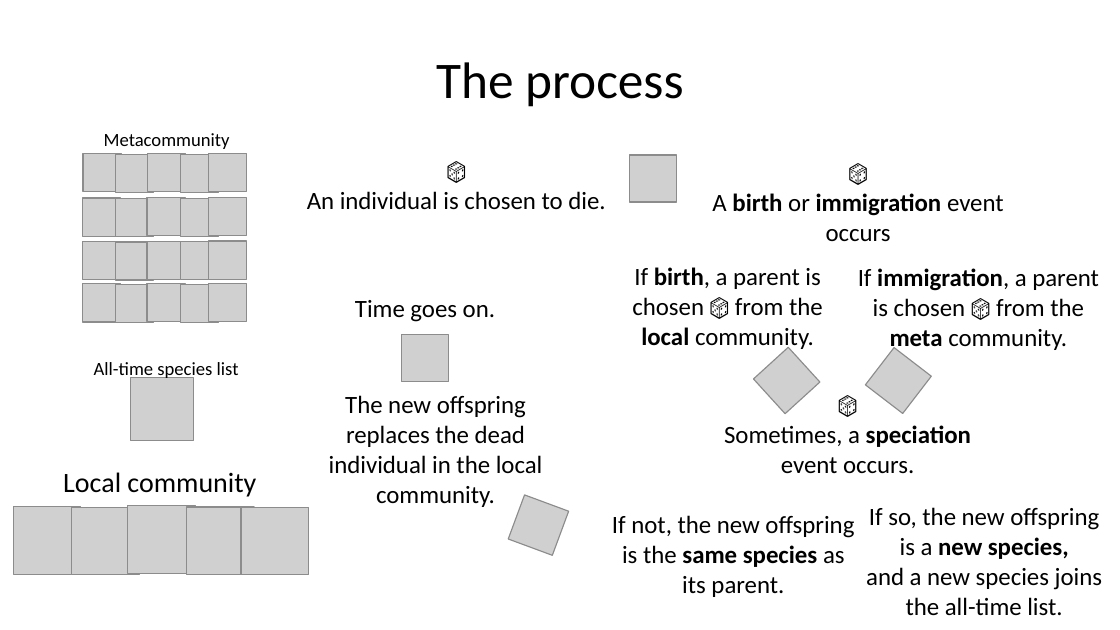
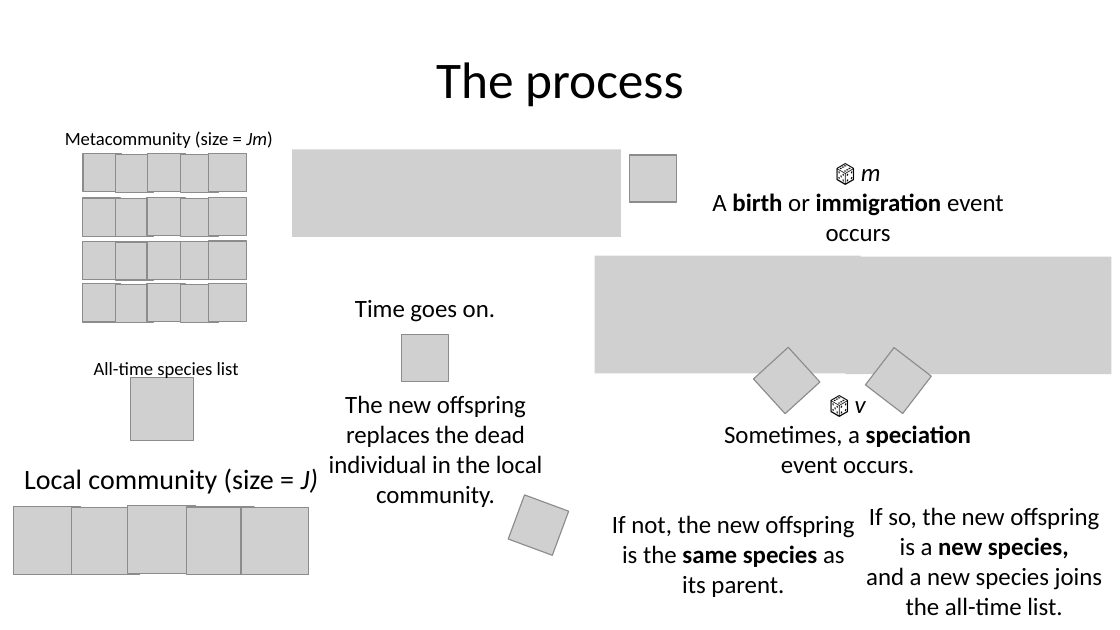
Before and after one commit to role-model/process-models-workshop, a slide deck: slide 34 of slides/slides_polishing.pptx (slide 30 before the commit). Drawn at 1120x630 pixels with LibreOffice and Linux fonts; fonts in the diff are those of the drawing; grey boxes stand for pictures. Boxes give left, top, right and bottom in pixels: in the first picture for what was removed or moved away, otherwise in the second. Text is boxed around its words. In the diff, an @@ line names an element or a change of style, - is before the commit and + after.

```diff
--- a/slides/slides_polishing.pptx
+++ b/slides/slides_polishing.pptx
@@ text at (65,131,272,148): text changed @@
-Metacommunity
+Metacommunity (size = Jm)
@@ picture added at (292,149,622,236) @@
@@ text at (712,169,1004,242): text changed; bold off @@
-🎲
-A birth or immigration event occurs
+🎲 m
+A birth or immigration event occurs
@@ text removed at (307,191,605,210) @@
-🎲
-An individual is chosen to die.
@@ picture added at (595,255,861,373) @@
@@ text removed at (632,267,823,351) @@
-If birth, a parent is chosen 🎲 from the local community.
@@ picture added at (846,256,1112,374) @@
@@ text removed at (858,268,1099,352) @@
-If immigration, a parent is chosen 🎲 from the meta community.
@@ text at (724,401,971,474): text changed @@
-🎲
-Sometimes, a speciation event occurs.
+🎲 v
+Sometimes, a speciation event occurs.
@@ text at (24,468,318,494): text changed @@
-Local community
+Local community (size = J)
```
Also in this commit, not shown: 16 other slides changed, 9 slides added, 7 slides removed, 1 other file.
